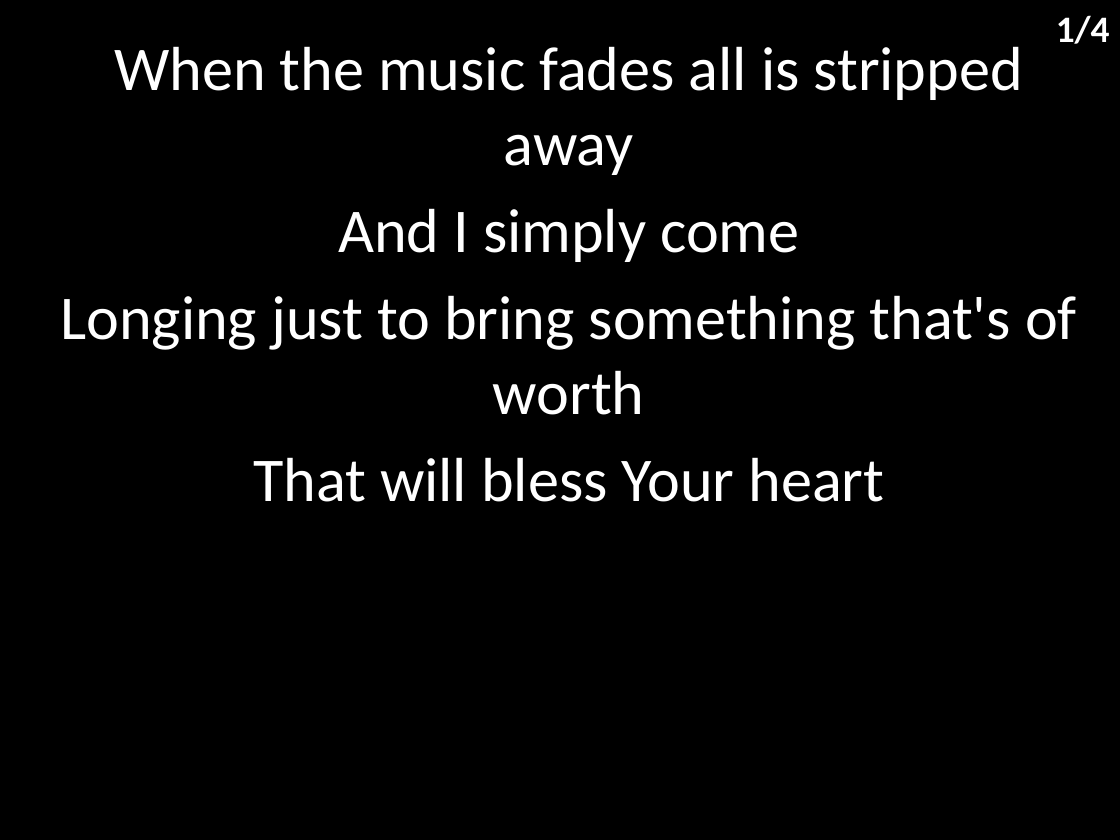
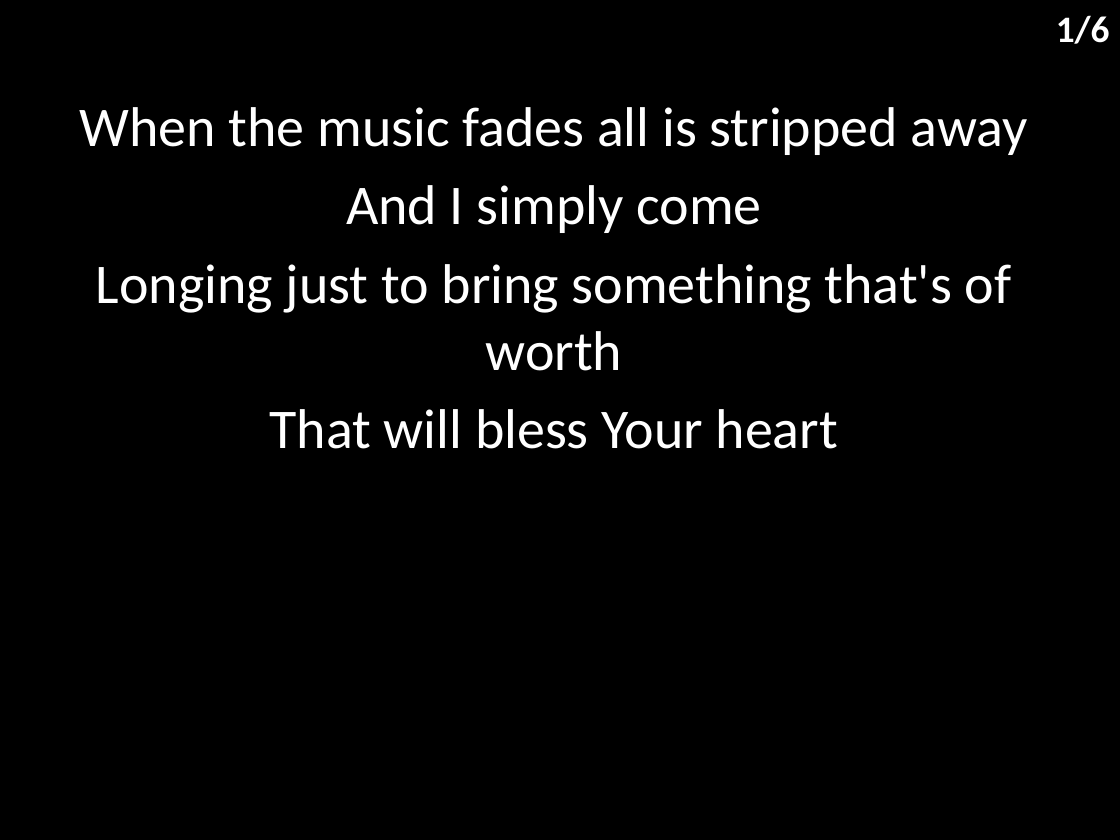
Before and after one commit to hoo-are-ya/worship, a slide deck: slide 2 of docs/songs/heart of worship.pptx. Drawn at 1120x840 pixels with LibreOffice and Linux fonts; fonts in the diff are those of the drawing. Boxes give left, top, right and bottom in pixels: in the first picture for what was removed or moved away, otherwise in the second. Text is boxed around its words. In the diff, an @@ line names an element or a change of style, - is before the commit and + after.

```diff
--- a/docs/songs/heart of worship.pptx
+++ b/docs/songs/heart of worship.pptx
@@ text at [1056,15,1110,44]: text changed @@
-1/4
+1/6
@@ subtitle "When the music fades all ...": place and size @@
-subtitle "When the music fades all ..." at [60,46,1077,502]
+subtitle "When the music fades all ..." at [80,107,1028,449]
@@ subtitle "When the music fades all ..." at [80,107,1028,449]: size 40 to 36 pt @@
```
Also in this commit, not shown: 3 other slides changed, 2 slides added, 4 other files.
